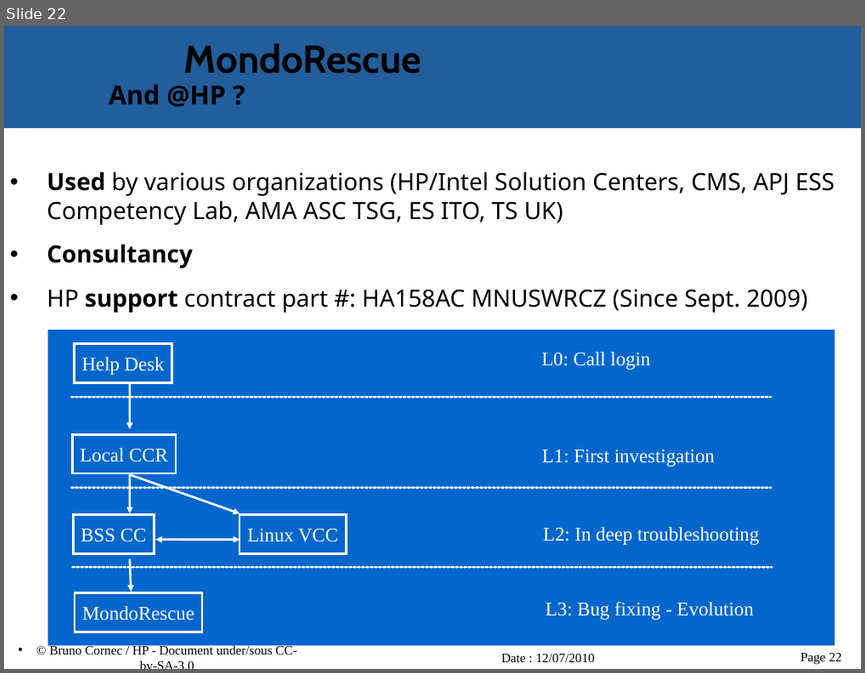
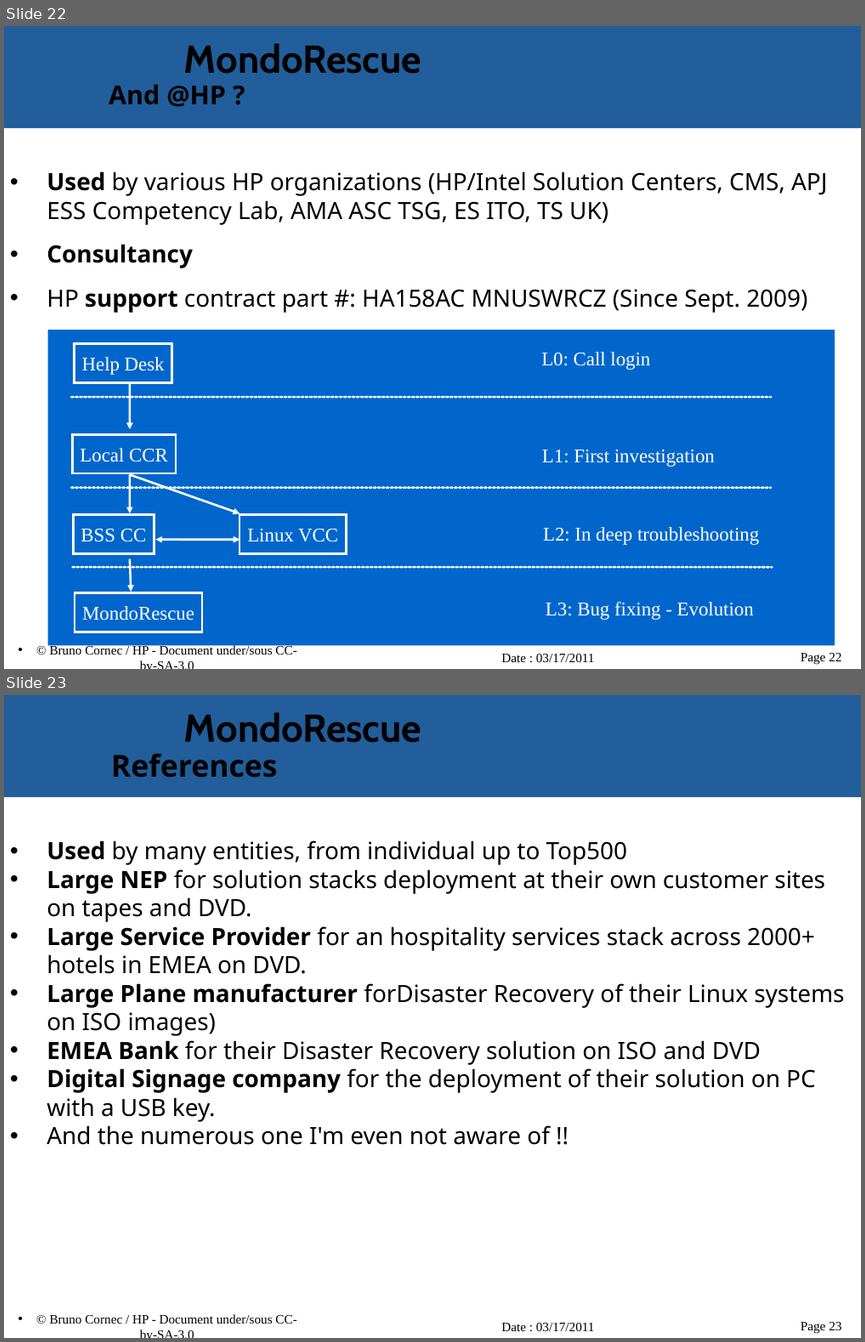
Before and after one commit to vir/mondo-rescue, a slide deck: mondo-doc/mondo-presentation.odp. Shown one above the other, each under a label of ours: slide 22 before the commit, slides 22 and 23 after it. The pictures are 865x673 and 865x1342 pixels, drawn with LibreOffice and Linux fonts; fonts in the diff are those of the drawing; background and template pictures are left out. Boxes give left, top, right and bottom in pixels: in the first picture for what was removed or moved away, otherwise in the second. Text is boxed around its words. In the diff, an @@ line names an element or a change of style, - is before the commit and + after.

```diff
--- a/mondo-doc/mondo-presentation.odp
+++ b/mondo-doc/mondo-presentation.odp
@@ slide 23 added at (4, 695, 861, 1338), background #FFFFFF; not listed: 5 template elements that a slide beside it also shows @@
@@ title added at (111, 754, 278, 777), 28 pt, text #000000, bold @@
+References
@@ text added at (46, 840, 844, 1145), 22 pt, text #000000 @@
+• Used by many entities, from individual up to Top500
+• Large NEP for solution stacks deployment at their own customer sites on tapes and DVD.
+• Large Service Provider for an hospitality services stack across 2000+ hotels in EMEA on DVD.
+• Large Plane manufacturer forDisaster Recovery of their Linux systems on ISO images)
+• EMEA Bank for their Disaster Recovery solution on ISO and DVD
+• Digital Signage company for the deployment of their solution on PC with a USB key.
+• And the numerous one I'm even not aware of !!
@@ slide 22 changed as well @@
@@ text at (46, 171, 827, 225): text changed @@
-• Used by various organizations (HP/Intel Solution Centers, CMS, APJ ESS Competency Lab, AMA ASC TSG, ES ITO, TS UK)
+• Used by various HP organizations (HP/Intel Solution Centers, CMS, APJ ESS Competency Lab, AMA ASC TSG, ES ITO, TS UK)
@@ text at (501, 653, 595, 662): text changed @@
-Date : 12/07/2010
+Date : 03/17/2011
```
Also in this commit, not shown: 24 other slides changed.
